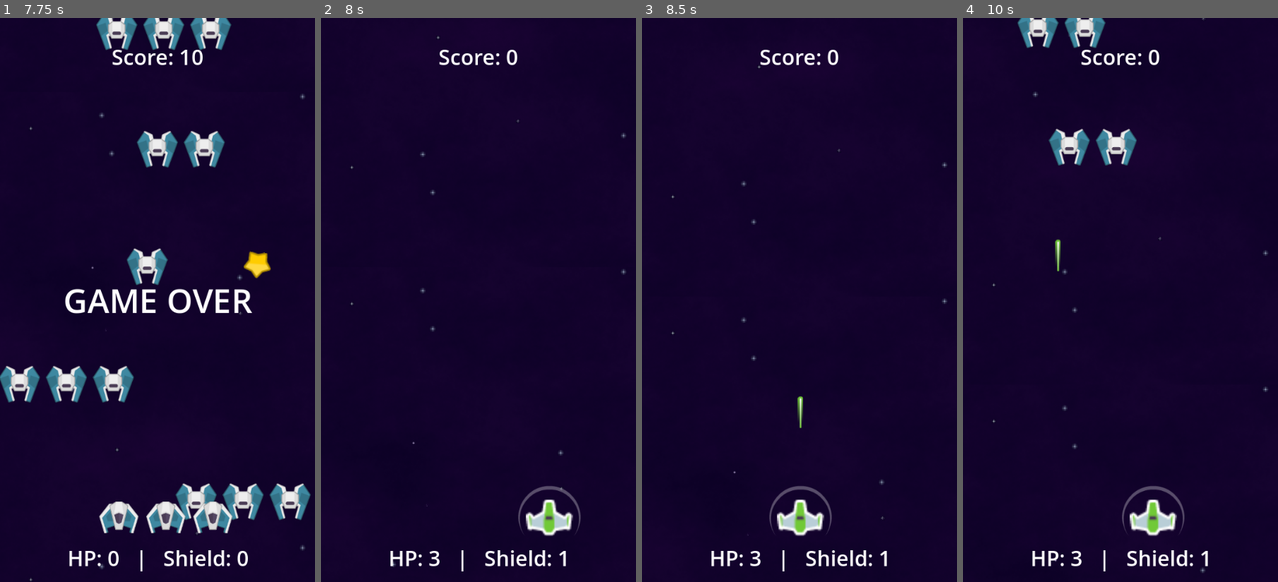
Above: before the commit, frames 1-4 (left to right).
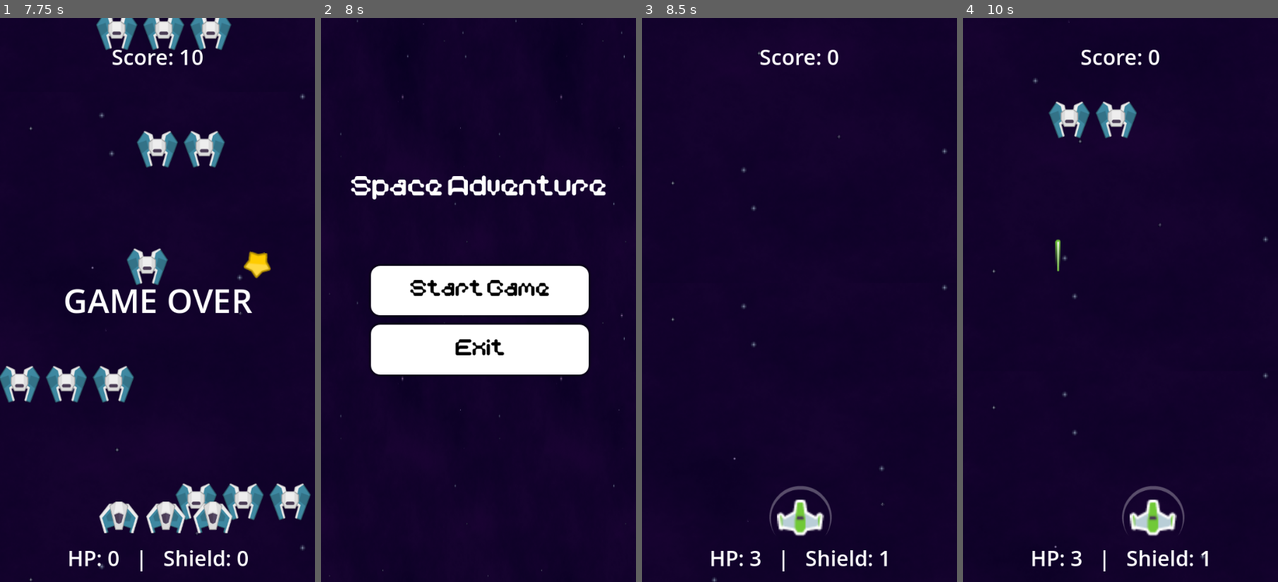
Above: after the commit, the same moments.

Repository: Marcosauras/2D_Space_Adventure
Game: Godot game, scene res://main_menu.tscn
Two runs of this game, one before a commit and one after it. Both use one fixed random seed, a clock stepped at 60 frames per second and the inputs below.
Inputs (mouse positions are in pixels of both pictures, inside the frame that each line leads up to):
- Up to frame 1 (7.75 s): click "Start Game" at 0.5 s; tap Enter (ui_accept) at 1.25, 1.35, 1.52, 1.82, 2.27, 2.3, 2.57, 2.85, 3.77, 3.8, 4.07, 4.35, 4.52, 4.82, 5.27, 5.3, 5.57, 5.85, 6.77, 6.8, 7.07, 7.35, 7.52 s; move the mouse to (226, 271) at 1.27 s; move the mouse to (94, 328) at 2.02 s; click (94, 328) at 2.1 s; move the mouse to (189, 175) at 2.77 s; move the mouse to (141, 412) at 3.52 s; click (141, 412) at 3.6 s; move the mouse to (255, 384) at 4.27 s; move the mouse to (63, 215) at 5.02 s; click (63, 215) at 5.1 s; move the mouse to (173, 300) at 5.77 s; move the mouse to (110, 159) at 6.52 s; click (110, 159) at 6.6 s; move the mouse to (226, 271) at 7.27 s
- Up to frame 2 (8 s): tap Enter (ui_accept) at 7.82 s
- Up to frame 3 (8.5 s): click (799, 288) at 8 s, where only the run after the commit has a clickable "Start Game"
- Up to frame 4 (10 s): move the mouse to (1057, 328) at 8.77 s; click (1057, 328) at 8.85 s; tap Enter (ui_accept) at 9.02, 9.05, 9.32, 9.6 s; move the mouse to (1152, 175) at 9.52 s

Frame 1 is identical in both runs. In frame 2, 15% of the frame differs, in the area x 2-97%, y 0-100%; in frame 3, 0.3%; in frame 4, 3.2%.

Commit message:
Fixed menu not coming up after dying

Diff:
--- a/game_state.gd
+++ b/game_state.gd
@@ -11,3 +11,4 @@
 func resetValues():
 	score = 0
 	is_game_over = false
+	get_tree().change_scene_to_file("res://main_menu.tscn")
